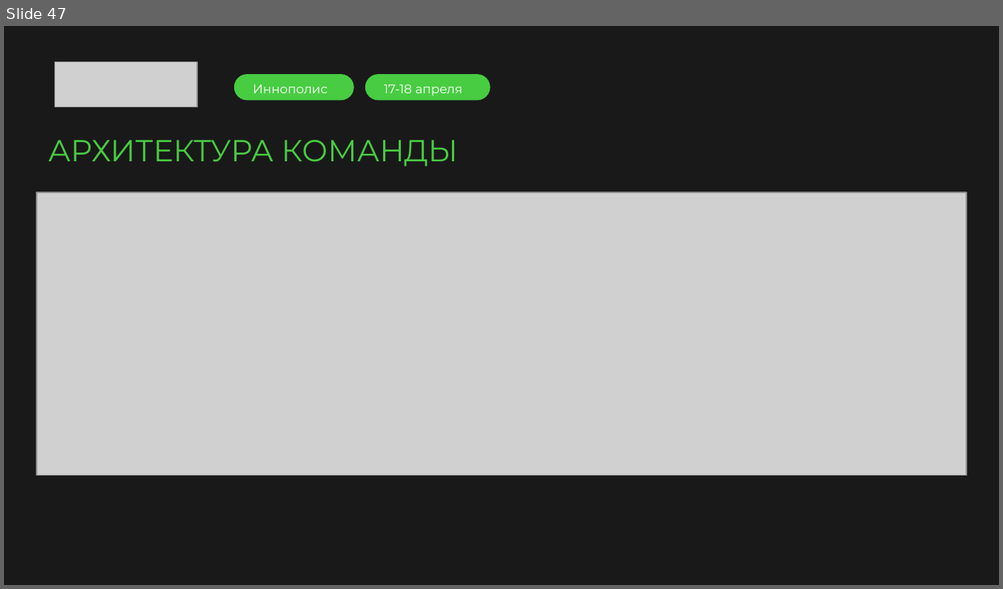
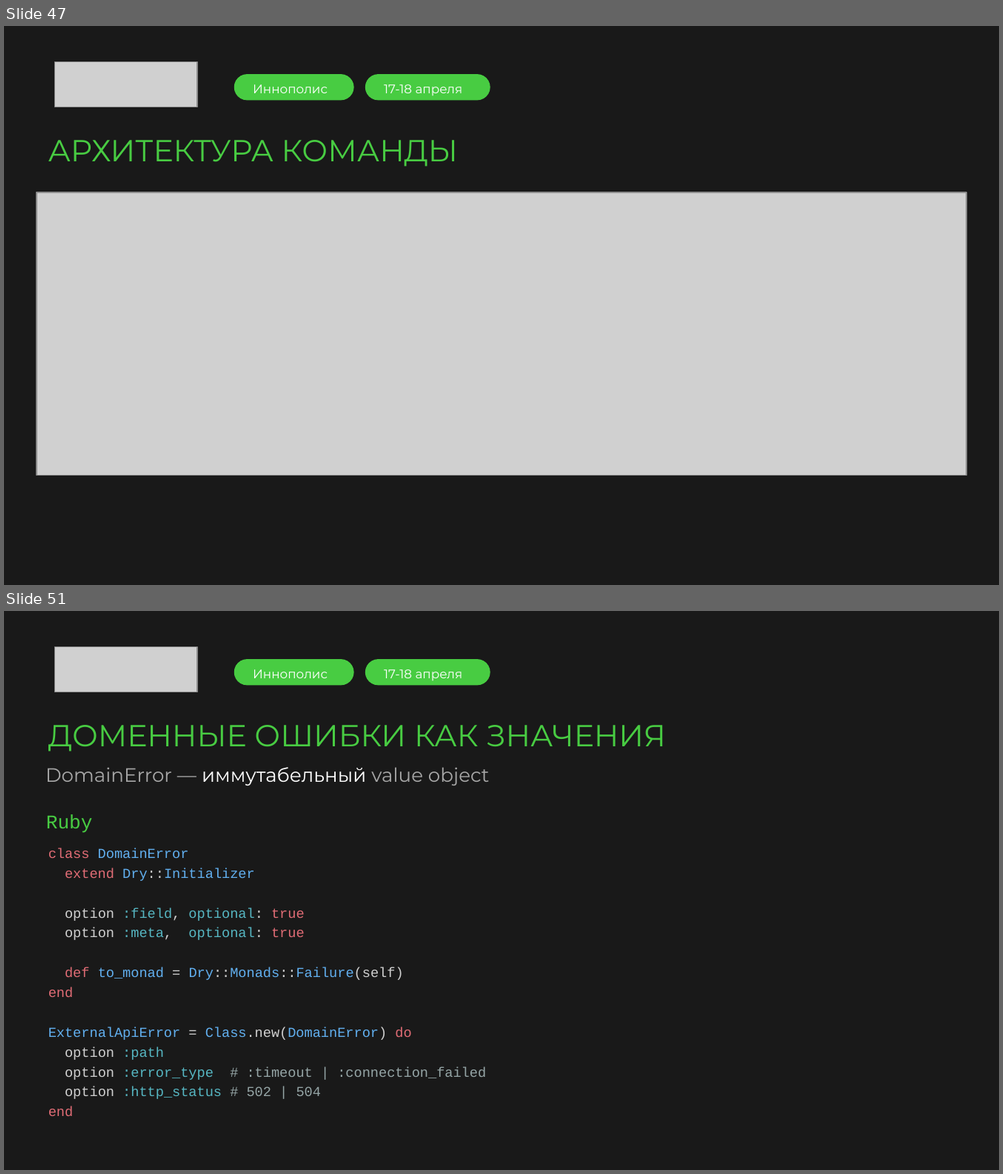
Before and after one commit to argent-smith/presentations, a slide deck: FP_Talk_2026/merge/presentation.pptx. Shown one above the other, each under a label of ours: slide 47 before the commit, slides 47 and 51 after it; the slides between them are not shown. The pictures are 1003x589 and 1003x1174 pixels, drawn with LibreOffice and Linux fonts; fonts in the diff are those of the drawing; grey boxes stand for pictures; background and template pictures are left out. Boxes give left, top, right and bottom in pixels: in the first picture for what was removed or moved away, otherwise in the second. Text is boxed around its words. In the diff, an @@ line names an element or a change of style, - is before the commit and + after.

```diff
--- a/FP_Talk_2026/merge/presentation.pptx
+++ b/FP_Talk_2026/merge/presentation.pptx
@@ slide 51 added at (4, 611, 999, 1170), background picture (left out) @@
@@ picture added at (55, 647, 197, 692) @@
@@ rounded rectangle added at (233, 659, 353, 684), fill #48CC42 @@
@@ text added at (253, 669, 327, 678), 9 pt, text #FFFFFF @@
+Иннополис
@@ rounded rectangle added at (365, 659, 490, 684), fill #48CC42 @@
@@ text added at (384, 669, 463, 681), 9 pt, text #FFFFFF @@
+17-18 апреля
@@ text added at (48, 725, 666, 752), 22 pt, text #48CC42 @@
+ДОМЕННЫЕ ОШИБКИ КАК ЗНАЧЕНИЯ
@@ text added at (45, 767, 489, 786), 14 pt, text #A7A7A7 @@
+DomainError — иммутабельный value object
@@ text added at (46, 815, 93, 833), 14 pt, text #48CC42 @@
+Ruby
@@ text added at (48, 849, 486, 1116), 10 pt, text #61AFEF @@
+class DomainError
+extend Dry::Initializer
+option :field, optional: true
+option :meta, optional: true
+def to_monad = Dry::Monads::Failure(self)
+end
+ExternalApiError = Class.new(DomainError) do
+option :path
+option :error_type # :timeout | :connection_failed
+option :http_status # 502 | 504
+end
```
Also in this commit, not shown: 2 slides changed, 4 other slides added, 1 other file.
